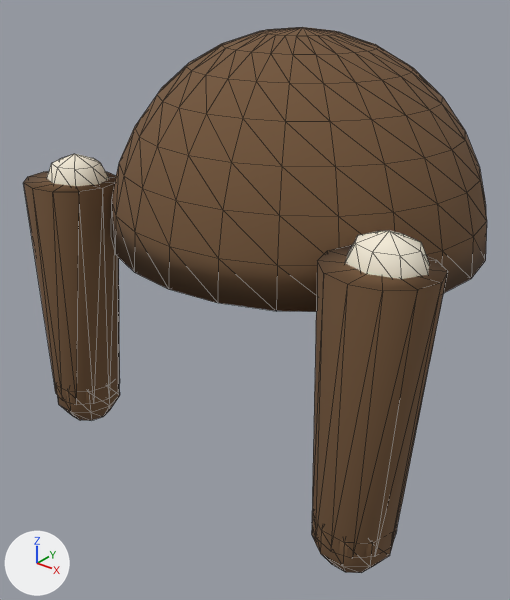
The glTF model public/assets/island/characters/wear/hair_twin_tail.glb as it was, and as the next commit left it.
Both versions are drawn from a 50 mm camera at (8192.61, -6501.935, -12218.933) aimed at (8191.458, -6500.495, -12219.826). Arrows for +X, +Y and +Z are at lower left; the lights stay in place. The older version comes first. Mesh edges are drawn as thin lines.
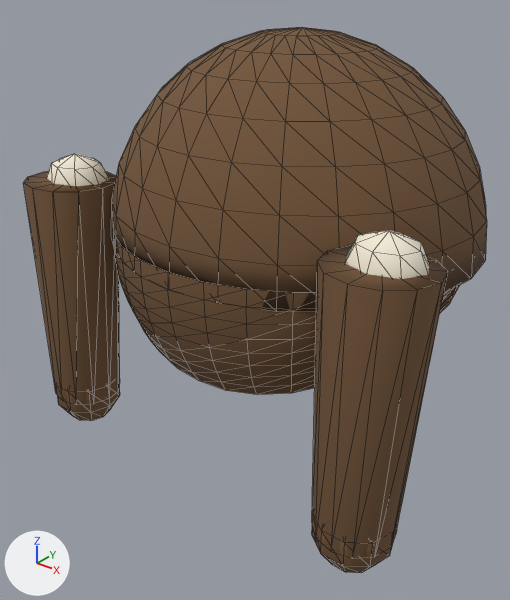
The change, as a diff of the scene's bpy script:
```diff
--- a/public/assets/island/characters/wear/hair_twin_tail.glb.py
+++ b/public/assets/island/characters/wear/hair_twin_tail.glb.py
@@ me_mesh_0 @@
 # used by ob_mesh_0; location = (0.0, 0.0, 0.0)
-me_mesh_0.from_pydata(...)  # 330 vertices, 640 faces; spans x 8190.879..8192.119, y -6500.882..-6499.86, z -12220.267..-12219.094
+me_mesh_0.from_pydata(...)  # 480 vertices, 893 faces; spans x 8190.879..8192.119, y -6500.882..-6499.86, z -12220.267..-12219.094
+# me_mesh_0 part 1: a new loose piece of 150 vertices spanning x 8190.976..8192.022, y -6500.877..-6500.333, z -12219.941..-12219.596, in mat_hair (brown #735538)
+# me_mesh_0 part 2
+# 46 faces are deleted
+# 22 vertices move within x 8190.879..8191.139, y -6500.869..-6500.622, z -12220.166..-12219.486
+# 46 new faces join them
+# me_mesh_0 part 3
+# 46 faces are deleted
+# 22 vertices move within x 8191.859..8192.119, y -6500.869..-6500.622, z -12220.166..-12219.486
+# 46 new faces join them
 me_mesh_0.materials.append(mat_hair)
```

Pixel boxes [x1, y1, x2, y2] of what changed, in the pictures (510 x 600 px; the box of a moved part takes in the faces that stretch with it):
part 1 of me_mesh_0, added (brown)
    after: [113, 234, 460, 395]
part 2 of me_mesh_0, moved or reshaped
    both: [23, 171, 120, 405]
part 3 of me_mesh_0, moved or reshaped
    both: [312, 246, 448, 558]
